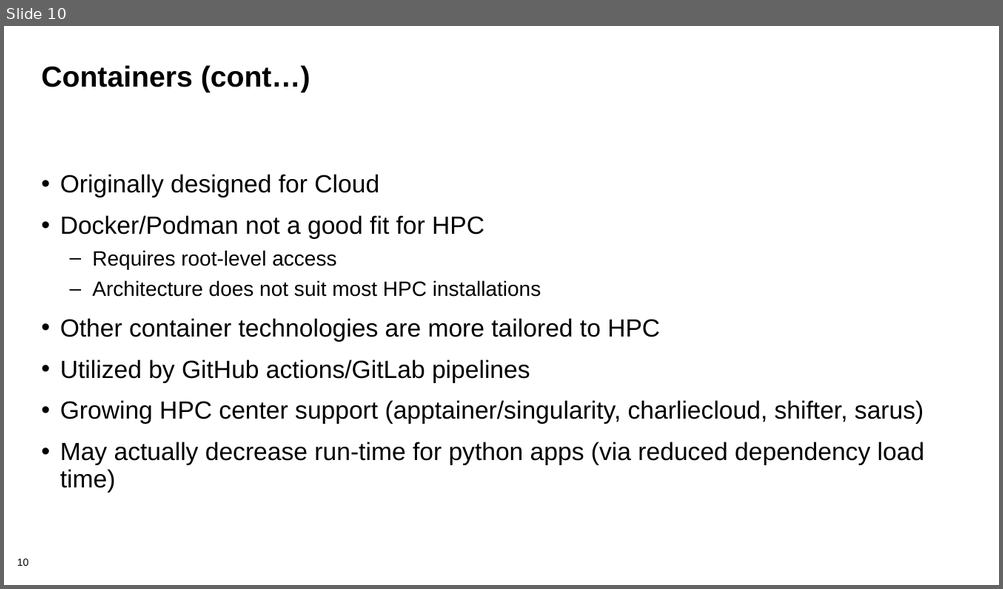
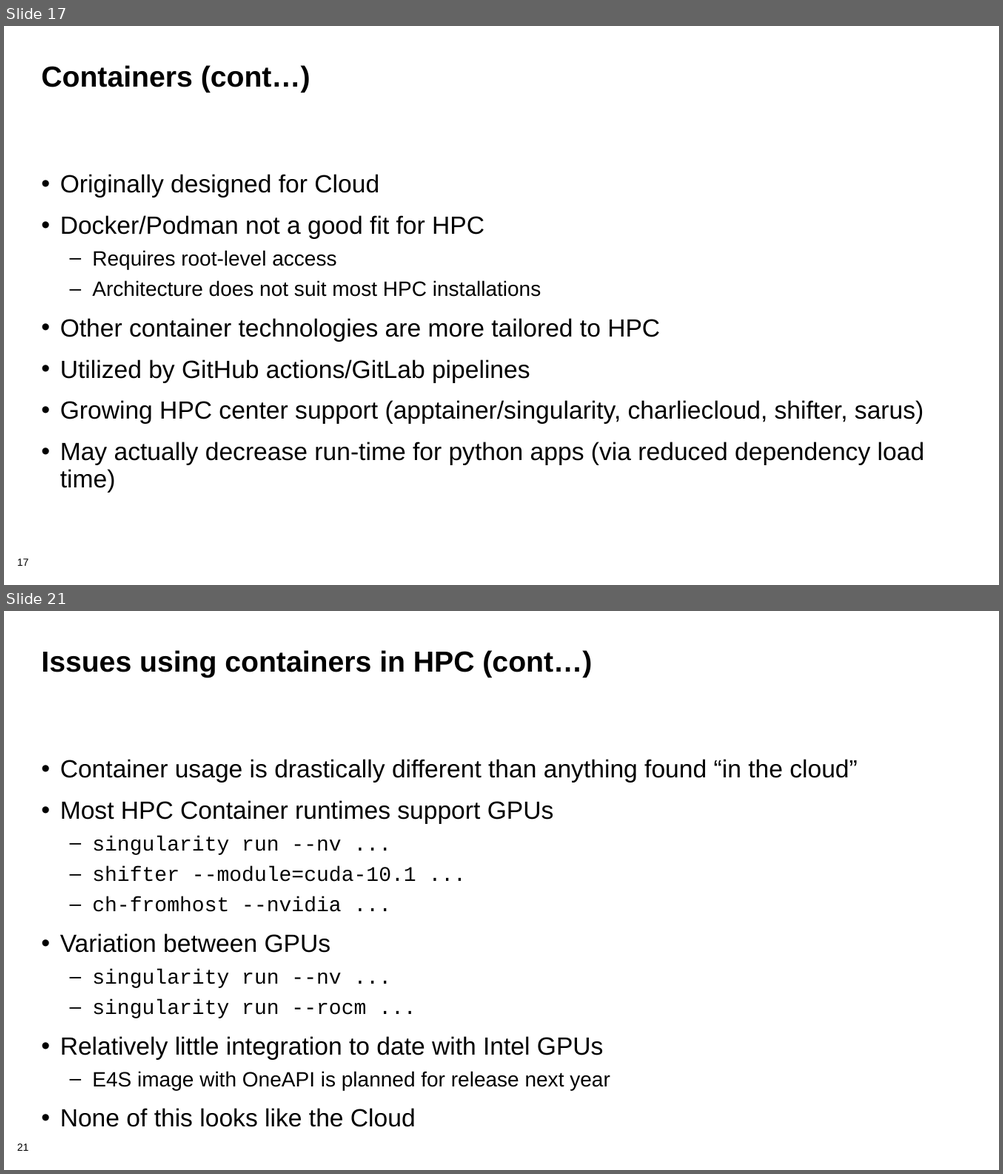
Before and after one commit to bssw-tutorial/presentations, a slide deck: rep-workflows.pptx. Shown one above the other, each under a label of ours: slide 10 before the commit, slides 17 and 21 after it; the slides between them are not shown. The pictures are 1003x589 and 1003x1174 pixels, drawn with LibreOffice and Linux fonts; fonts in the diff are those of the drawing; background and template pictures are left out. Boxes give left, top, right and bottom in pixels: in the first picture for what was removed or moved away, otherwise in the second. Text is boxed around its words. In the diff, an @@ line names an element or a change of style, - is before the commit and + after.

Commit message:
Removed Summit containers; added workflow paradigms

```diff
--- a/rep-workflows.pptx
+++ b/rep-workflows.pptx
@@ slide 21 added at <box>4,611,999,1170</box>, background #FFFFFF; not listed: 1 template element that a slide beside it also shows @@
@@ title added at <box>41,650,592,678</box>, 28 pt, text #000000, bold @@
+Issues using containers in HPC (cont…)
@@ text added at <box>60,759,857,1128</box>, 24 pt, text #000000 @@
+• Container usage is drastically different than anything found “in the cloud”
+• Most HPC Container runtimes support GPUs
+  – singularity run --nv ...
+  – shifter --module=cuda-10.1 ...
+  – ch-fromhost --nvidia ...
+• Variation between GPUs
+  – singularity run --nv ...
+  – singularity run --rocm ...
+• Relatively little integration to date with Intel GPUs
+  – E4S image with OneAPI is planned for release next year
+• None of this looks like the Cloud
@@ what was slide 10 is now slide 17 @@
@@ page number at <box>17,559,29,566</box>: text changed @@
-10
+17
```
Also in this commit, not shown: 13 slides changed, 11 other slides added, 1 slide removed.
